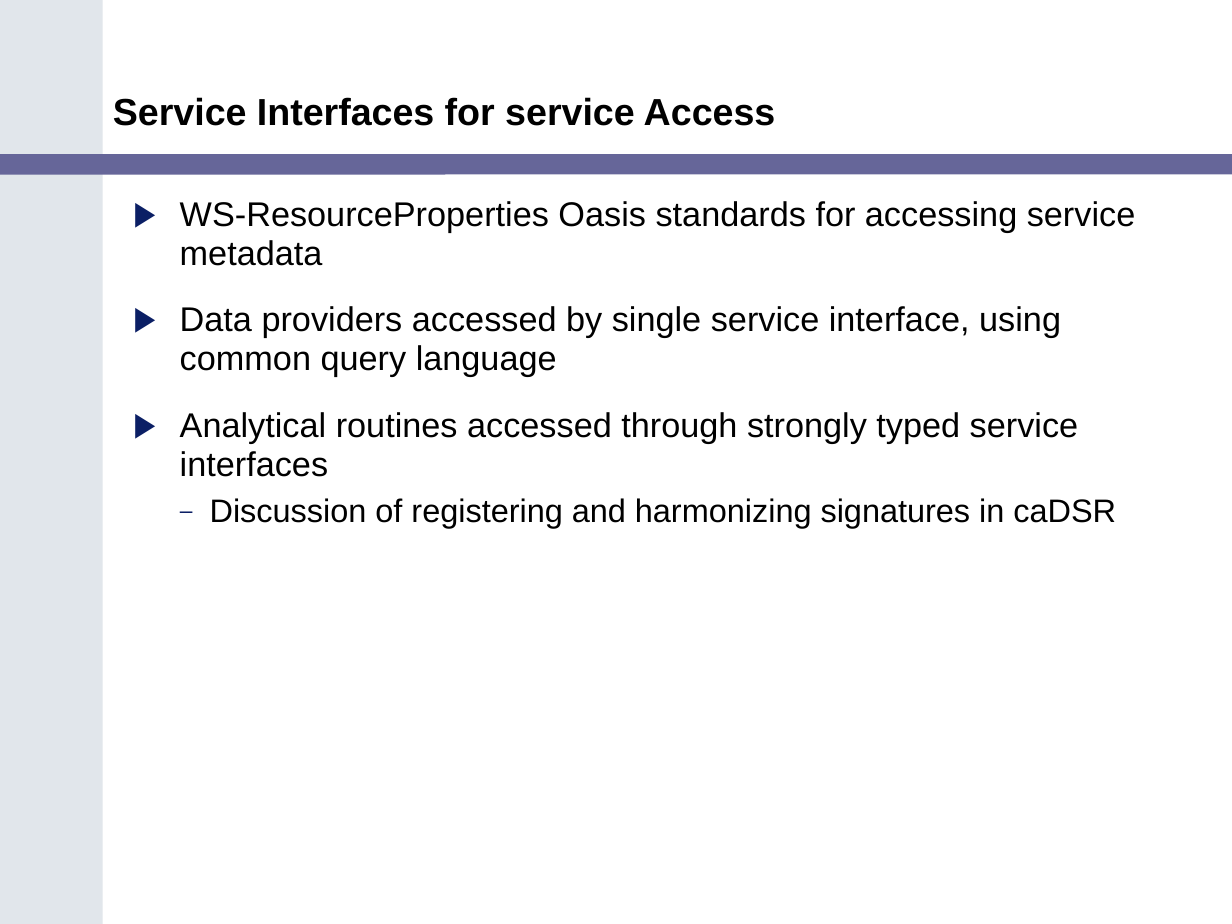
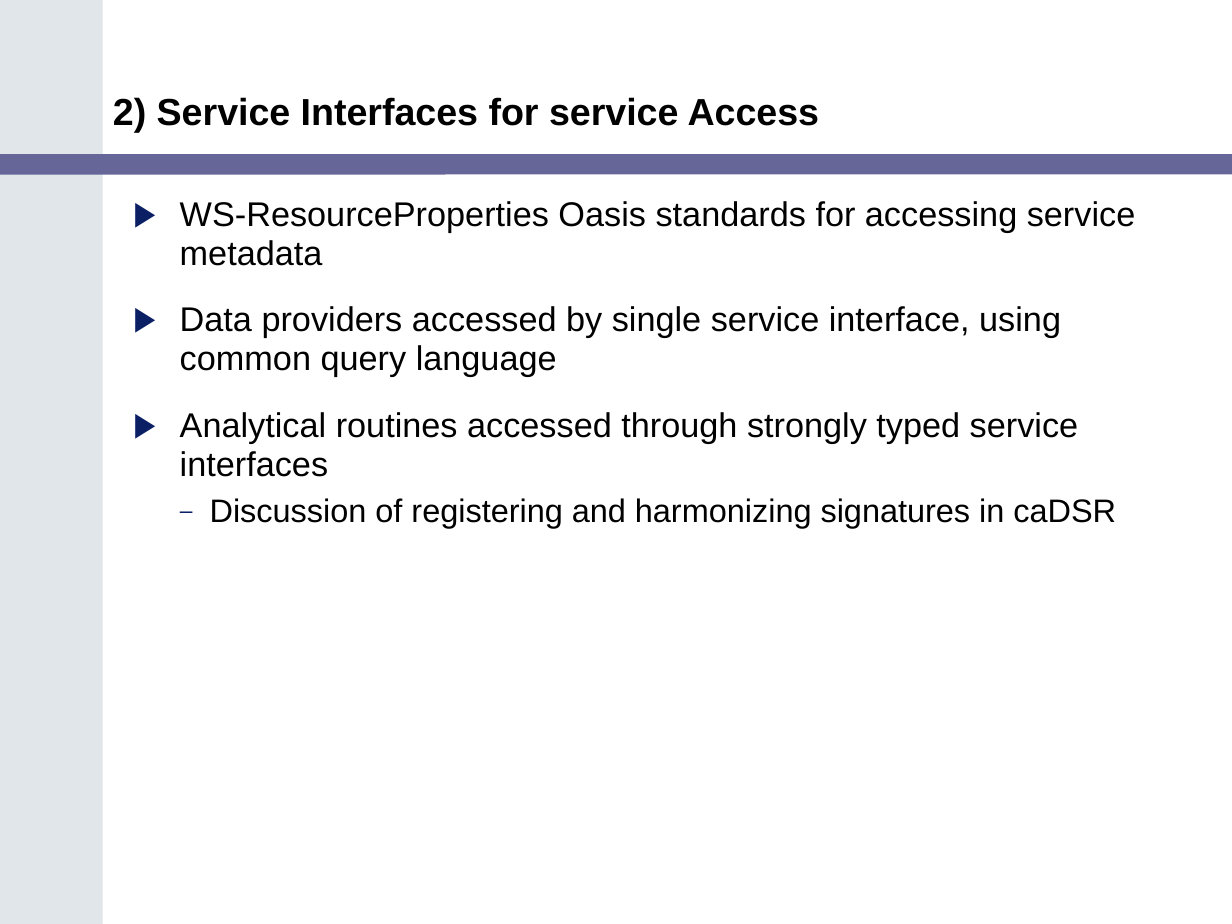
Before and after one commit to NCIP/cagrid-portal, a slide deck: slide 5 of cagrid-1-0/Documentation/presentations/200602_VCDE_ARCH/Gold_Review_Arch_VCDE_Feb1.ppt. Drawn at 1232x924 pixels with LibreOffice and Linux fonts; fonts in the diff are those of the drawing; background and template pictures are left out. Boxes give left, top, right and bottom in pixels: in the first picture for what was removed or moved away, otherwise in the second. Text is boxed around its words. In the diff, an @@ line names an element or a change of style, - is before the commit and + after.

```diff
--- a/cagrid-1-0/Documentation/presentations/200602_VCDE_ARCH/Gold_Review_Arch_VCDE_Feb1.ppt
+++ b/cagrid-1-0/Documentation/presentations/200602_VCDE_ARCH/Gold_Review_Arch_VCDE_Feb1.ppt
@@ title at [113,97,820,132]: text changed @@
-Service Interfaces for service Access
+2) Service Interfaces for service Access
```
Also in this commit, not shown: 9 other slides changed, 2 slides added, 1 slide removed.
